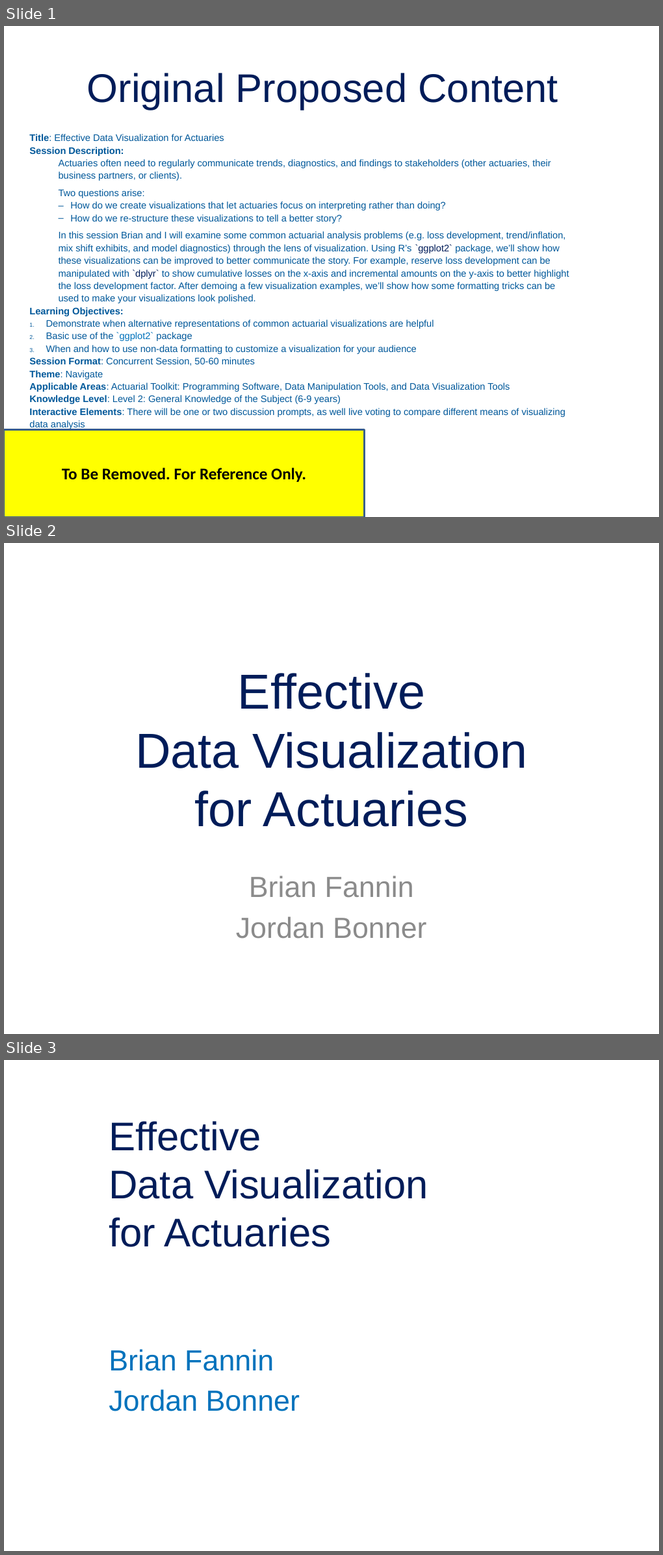
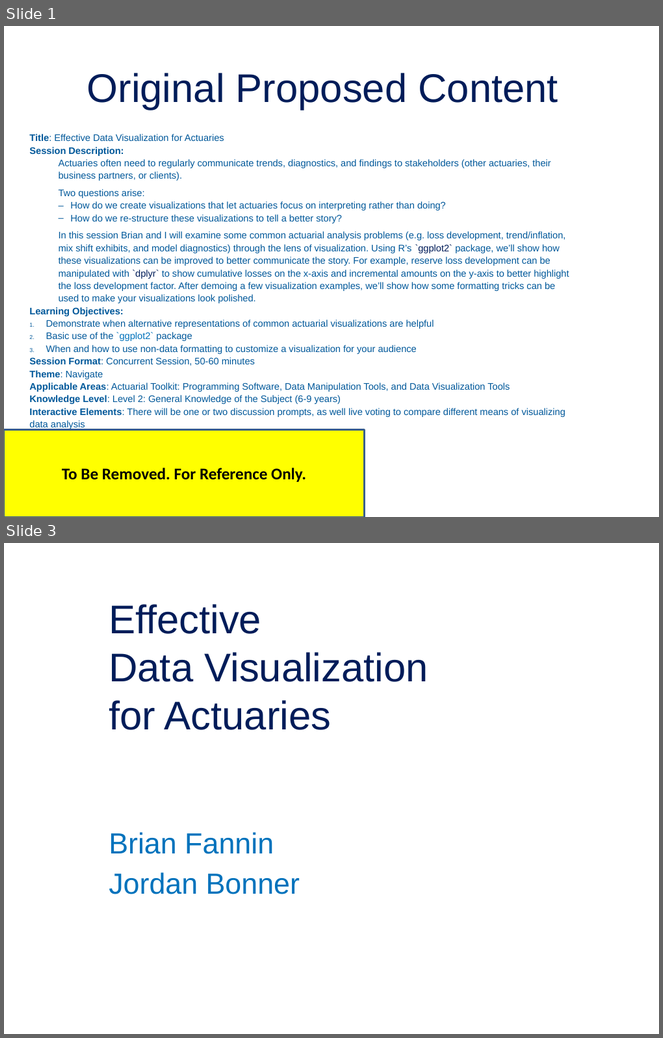
Before and after one commit to jordan-bonner/CAS_Spr23, a slide deck: Presentation Slides/Effective Data Visualization for Actuaries.pptx. Shown one above the other, each under a label of ours: slides 1, 2 and 3 before the commit, slides 1 and 3 after it; the slides between them are not shown. The pictures are 663x1555 and 663x1038 pixels, drawn with LibreOffice and Linux fonts; fonts in the diff are those of the drawing; background and template pictures are left out. Boxes give left, top, right and bottom in pixels: in the first picture for what was removed or moved away, otherwise in the second. Text is boxed around its words. In the diff, an @@ line names an element or a change of style, - is before the commit and + after.

```diff
--- a/Presentation Slides/Effective Data Visualization for Actuaries.pptx
+++ b/Presentation Slides/Effective Data Visualization for Actuaries.pptx
@@ slide 2 removed at [4,543,659,1034], background picture (left out) @@
@@ title removed at [135,673,528,827] @@
-Effective
-Data Visualization
-for Actuaries
@@ subtitle removed at [236,876,426,939] @@
-Brian Fannin
-Jordan Bonner
```
Also in this commit, not shown: 4 slides changed, 5 slides added, 5 other slides removed, 1 other file.
